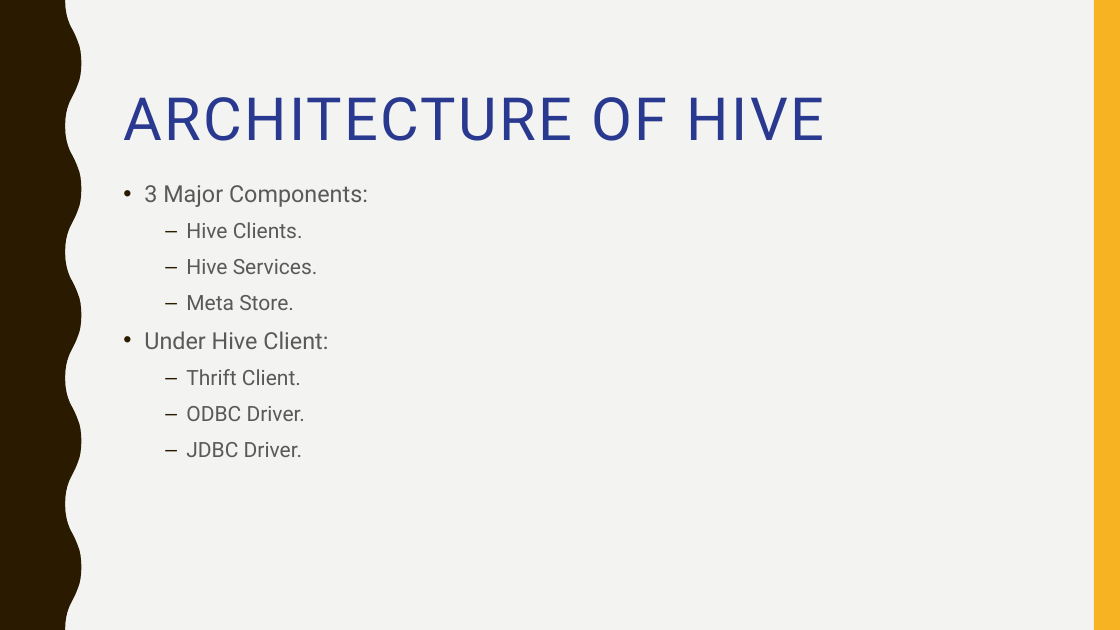
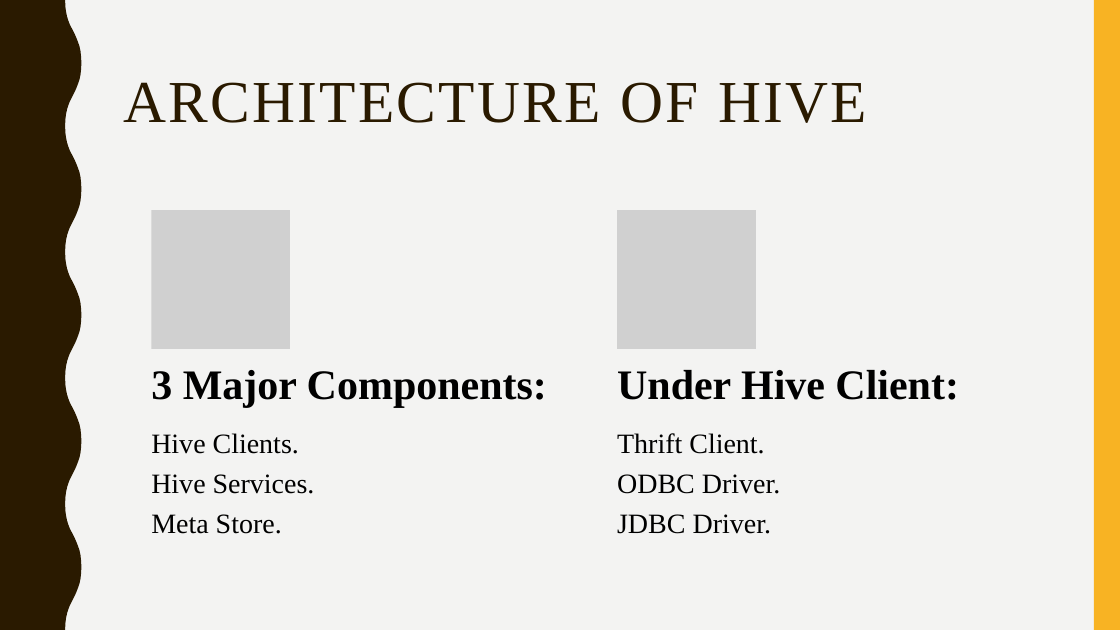
Before and after one commit to badisasairam/Hive, a slide deck: slide 12 of docs/HIVE.pptx. Drawn at 1120x630 pixels with LibreOffice and Linux fonts; fonts in the diff are those of the drawing; grey boxes stand for pictures. Boxes give left, top, right and bottom in pixels: in the first picture for what was removed or moved away, otherwise in the second. Text is boxed around its words. In the diff, an @@ line names an element or a change of style, - is before the commit and + after.

```diff
--- a/docs/HIVE.pptx
+++ b/docs/HIVE.pptx
@@ title "ARCHITECTURE OF HIVE" moved from (x1=123, y1=97, x2=824, y2=141) to (x1=123, y1=82, x2=867, y2=123) @@
@@ title "ARCHITECTURE OF HIVE" at (x1=123, y1=82, x2=867, y2=123): font Roboto to Times New Roman, text colour #2A3990 to #2A1A00; vertical alignment top to middle @@
@@ text removed at (x1=144, y1=185, x2=368, y2=457) @@
-• 3 Major Components:
-  – Hive Clients.
-  – Hive Services.
-  – Meta Store.
-• Under Hive Client:
-  – Thrift Client.
-  – ODBC Driver.
-  – JDBC Driver.
@@ group added at (x1=151, y1=210, x2=959, y2=534): 4 texts, 2 pictures @@
+3 Major Components:
+Hive Clients.
+Hive Services.
+Meta Store.
+Under Hive Client:
+Thrift Client.
+ODBC Driver.
+JDBC Driver.
```
Also in this commit, not shown: 34 other slides changed, 1 slide added.
